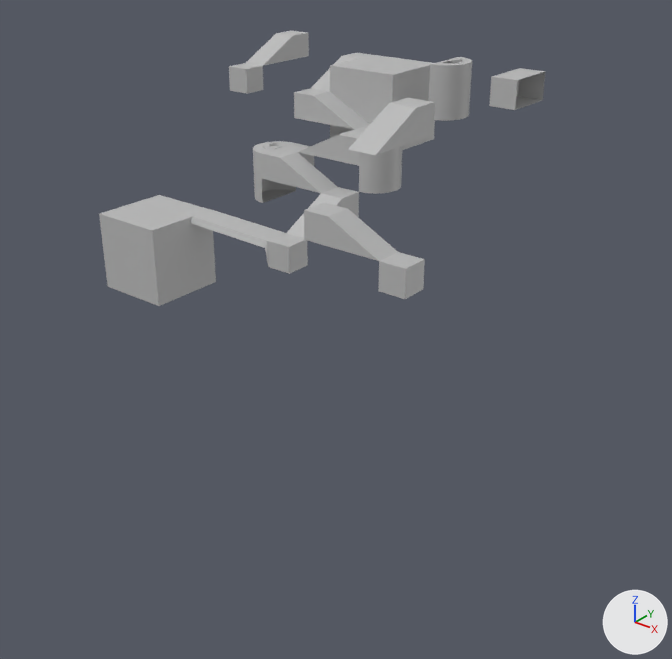
An edit to the FBX model Assets/Resources/area2.fbx, drawn before and after from the same camera.
Before and after are seen from a 50 mm camera at (0.218, -0.302, 0.066) aimed at (0.034, -0.073, -0.076). The axes (+X, +Y, +Z) are drawn at lower right. The lights are the same throughout. Where no turn or scale is listed for an object, it has been applied to the vertices.
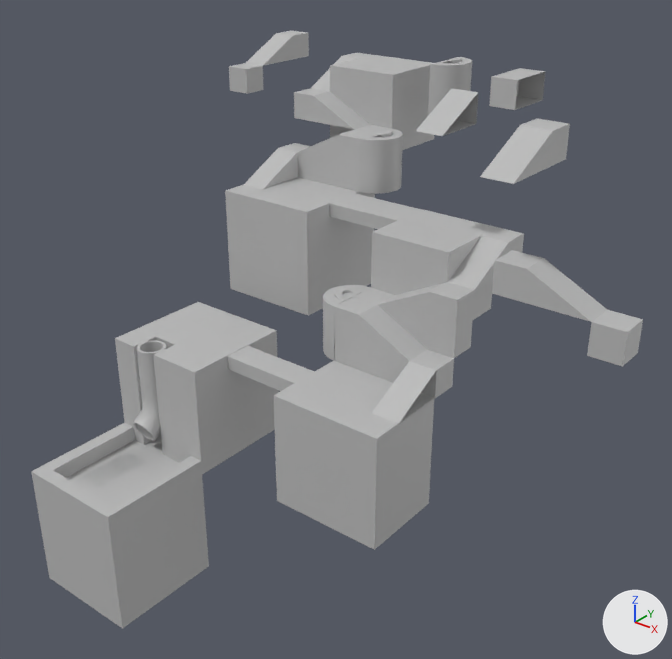
Location of each change, [x1, y1, x2, y2] in pixels of the pictures (672 x 659 px):
'polySurface70', added: after [31, 53, 524, 629]
'polySurface26', no longer drawn: before [99, 53, 435, 306]
'polySurface21', moved: before [304, 203, 425, 299]; after [492, 250, 643, 367]
'polySurface1', moved: before [348, 98, 435, 155]; after [480, 119, 570, 184]
'polySurface47', added: after [416, 88, 478, 136]
'pPlane2', added: after [85, 454, 161, 489]

The change, as a diff of the scene's bpy script:
```diff
--- a/Assets/Resources/area2.fbx.py
+++ b/Assets/Resources/area2.fbx.py
@@ me_mesh_006 @@
+me_mesh_006.from_pydata(...)  # 121 vertices, 100 faces; spans x -0.01..0.01, y -0.01..0.01, z 0.0
+me_mesh_006.materials.append(mat_lambert1)  # grey #bcbcbc
@@ me_mesh_002_1 @@
+me_mesh_002_1.from_pydata([(-0.005, -0.01, -0.005), (0.005, -0.01, -0.005), (-0.005, -0.01, -0.005), (0.005, -0.01, -0.005), (-0.005, 0.01, 0.005), (0.005, 0.01, 0.005), (-0.005, 0.01, -0.005), (0.005, 0.01, -0.005)], [], [(0, 1, 3, 2), (2, 3, 5, 4), (4, 5, 7, 6), (6, 7, 1, 0), (6, 0, 2, 4)])
+me_mesh_002_1.materials.append(mat_lambert1)  # grey #bcbcbc
@@ me_mesh_007 @@
+me_mesh_007.from_pydata(...)  # 669 vertices, 617 faces; spans x -0.025..0.085, y -0.162..0.015, z -0.159..0.001
+me_mesh_007.materials.append(mat_lambert1)  # grey #bcbcbc
@@ ob_polysurface26 @@
-ob_polysurface26 = bpy.data.objects.new('polySurface26', me_mesh_005)
+ob_polysurface26 = bpy.data.objects.new('polySurface26', None)
 ob_polysurface26.location = (0.0, 0.0, 0.0)
@@ ob_polysurface21 @@
 ob_polysurface21 = bpy.data.objects.new('polySurface21', me_mesh_004)
-ob_polysurface21.location = (0.0523, -0.0818, -0.0393)
+ob_polysurface21.location = (0.1217, -0.0818, -0.0393)
@@ ob_polysurface1 @@
 ob_polysurface1 = bpy.data.objects.new('polySurface1', me_mesh)
-ob_polysurface1.location = (0.0589, -0.0768, 0.0)
+ob_polysurface1.location = (0.1031, -0.0768, 0.0)
@@ ob_pplane2 @@
+ob_pplane2 = bpy.data.objects.new('pPlane2', me_mesh_006)
+ob_pplane2.location = (-0.0063, -0.1388, -0.119)
@@ ob_polysurface47 @@
+ob_polysurface47 = bpy.data.objects.new('polySurface47', me_mesh_002_1)
+ob_polysurface47.location = (0.0621, -0.0519, 0.0001)
@@ ob_polysurface70 @@
+ob_polysurface70 = bpy.data.objects.new('polySurface70', me_mesh_007)
+ob_polysurface70.location = (0.0, 0.0, 0.0)
```
